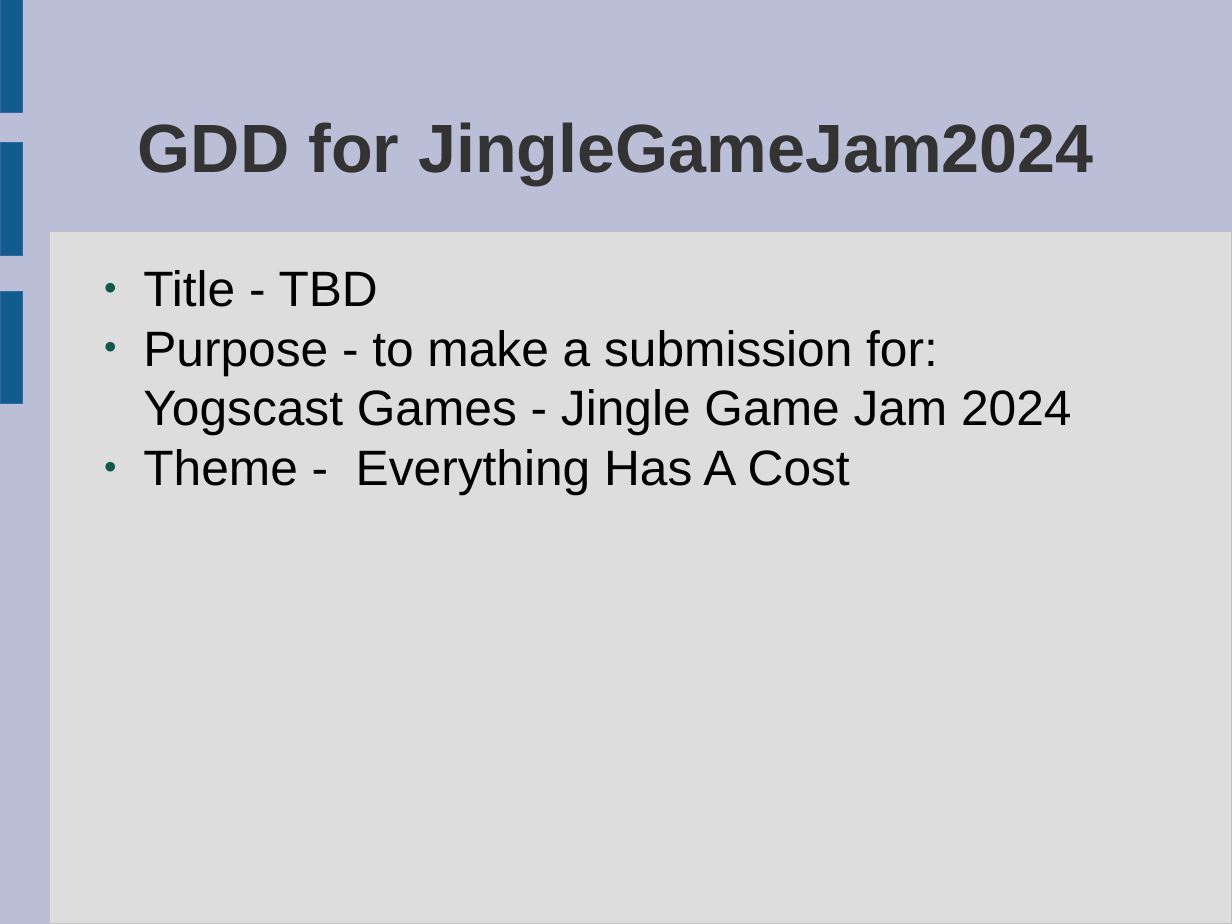
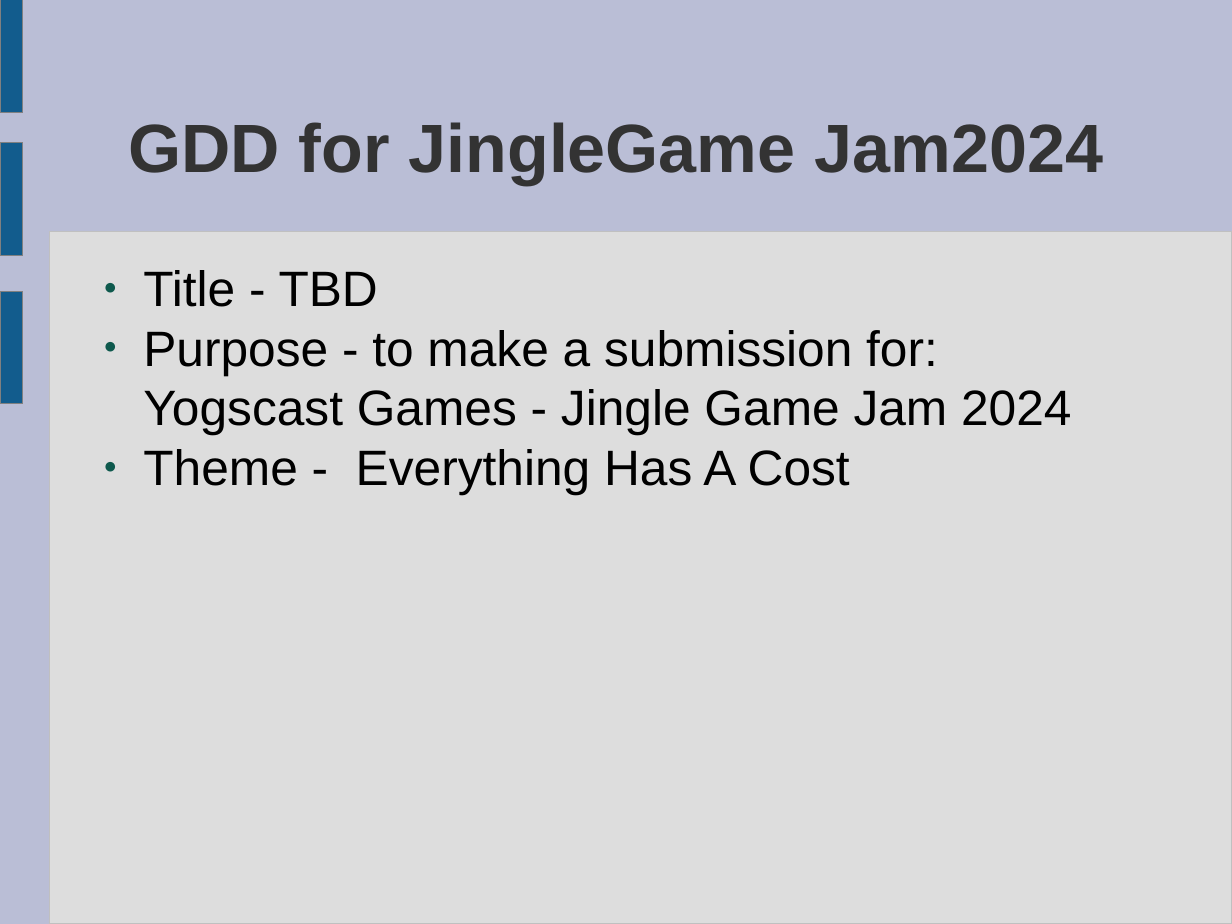
Before and after one commit to ktosox/JingleGameJam2024, a slide deck: slide 1 of GDD.odp. Drawn at 1232x924 pixels with LibreOffice and Linux fonts; fonts in the diff are those of the drawing. Boxes give left, top, right and bottom in pixels: in the first picture for what was removed or moved away, otherwise in the second. Text is boxed around its words. In the diff, an @@ line names an element or a change of style, - is before the commit and + after.

```diff
--- a/GDD.odp
+++ b/GDD.odp
@@ outline #3465A4 0 pt to #808080 0 pt in 3 elements at bbox=[0, 0, 22, 112], bbox=[0, 291, 22, 402], bbox=[0, 143, 22, 255] @@
@@ title at bbox=[128, 122, 1102, 185]: spaces changed @@
-GDD for JingleGameJam2024
+GDD for JingleGame Jam2024
```
Also in this commit, not shown: 2 other slides changed, 6 slides added, 3 other files.
